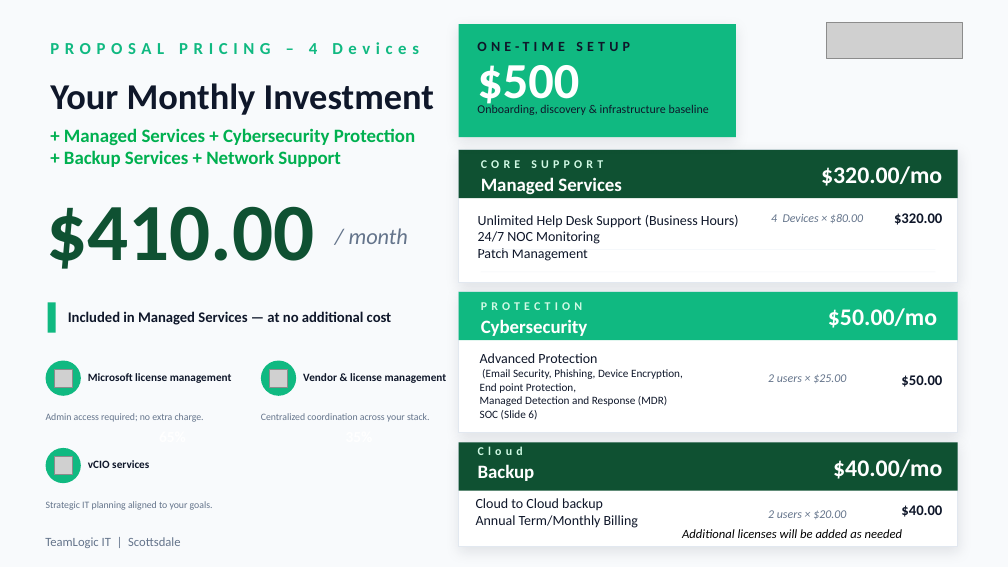
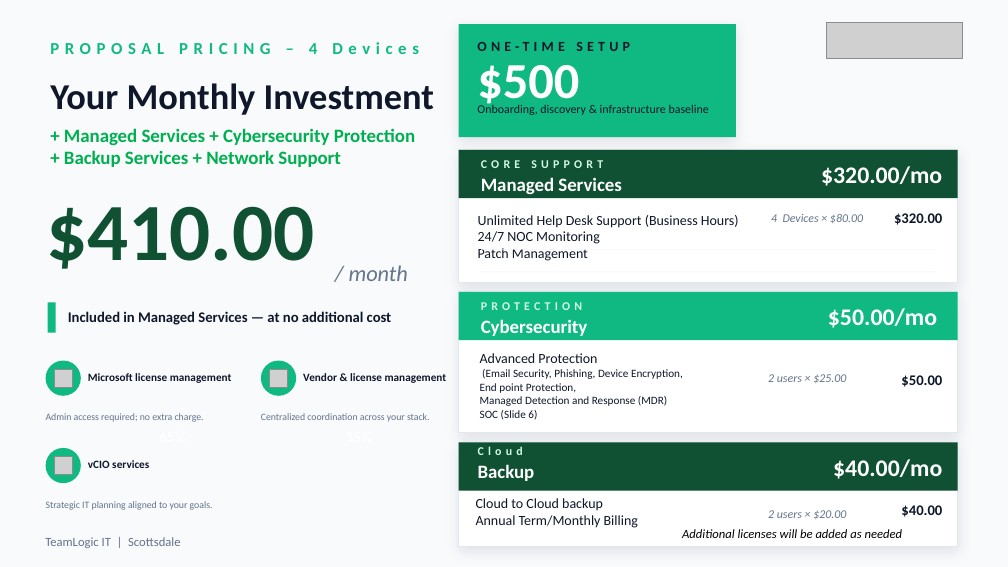
Before and after one commit to sphinxtah/tlit-proposal-gen, a slide deck: slide 12 of templates/reference/Example_IT_Proposal.pptx. Drawn at 1008x567 pixels with LibreOffice and Linux fonts; fonts in the diff are those of the drawing; grey boxes stand for pictures. Boxes give left, top, right and bottom in pixels: in the first picture for what was removed or moved away, otherwise in the second. Text is boxed around its words. In the diff, an @@ line names an element or a change of style, - is before the commit and + after.

```diff
--- a/templates/reference/Example_IT_Proposal.pptx
+++ b/templates/reference/Example_IT_Proposal.pptx
@@ text "/ month": place and size @@
-text "/ month" at [349, 228, 408, 244]
+text "/ month" at [349, 265, 408, 281]
```
Also in this commit, not shown: 2 other slides changed, 11 other files.
